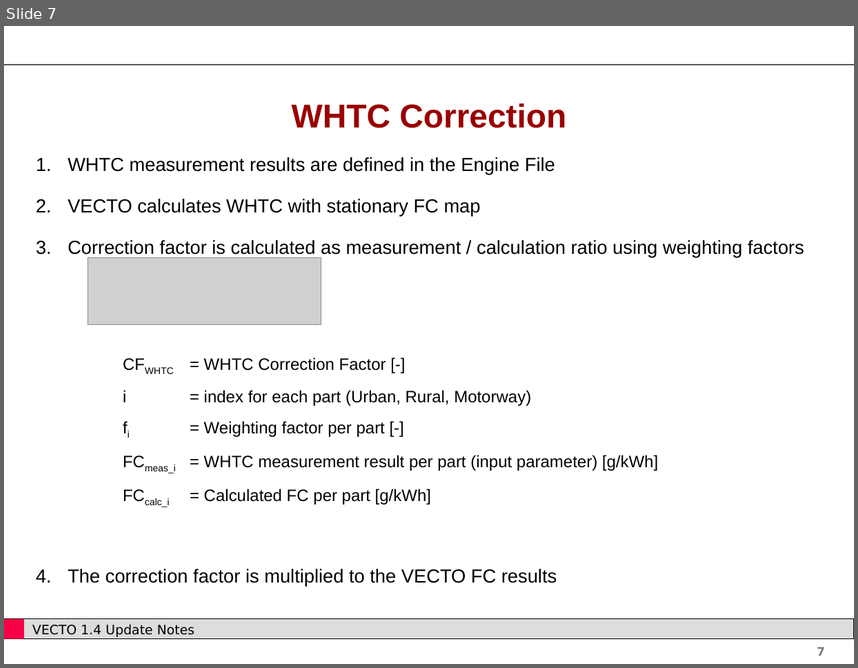
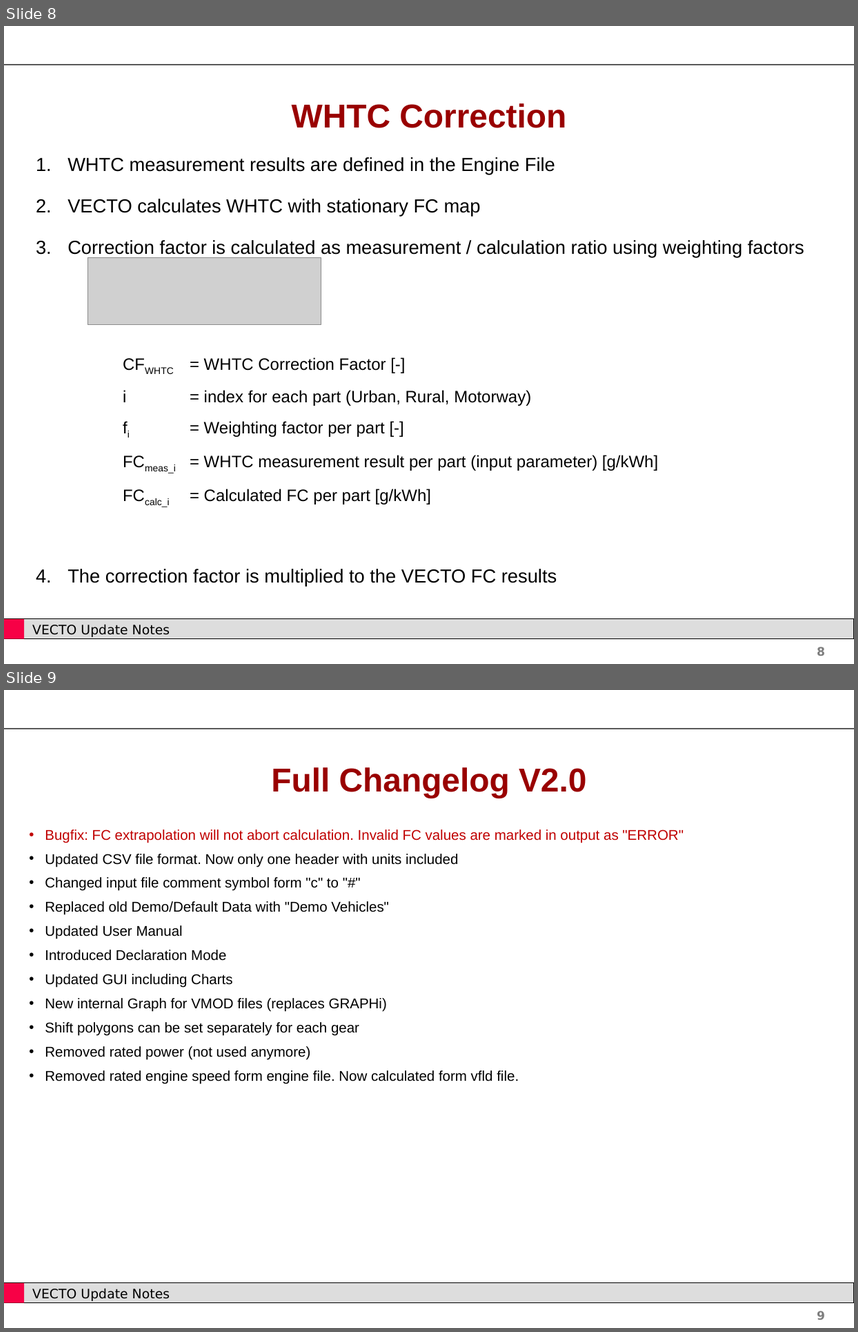
Before and after one commit to CLIMA-VECTO/vecto-sim, a slide deck: User Manual Source/Update Notes.pptx. Shown one above the other, each under a label of ours: slide 7 before the commit, slides 8 and 9 after it. The pictures are 858x668 and 858x1332 pixels, drawn with LibreOffice and Linux fonts; fonts in the diff are those of the drawing; grey boxes stand for pictures; background and template pictures are left out. Boxes give left, top, right and bottom in pixels: in the first picture for what was removed or moved away, otherwise in the second. Text is boxed around its words. In the diff, an @@ line names an element or a change of style, - is before the commit and + after.

```diff
--- a/User Manual Source/Update Notes.pptx
+++ b/User Manual Source/Update Notes.pptx
@@ slide 9 added at [4, 690, 854, 1328], background #FFFFFF; not listed: 5 template elements that a slide beside it also shows @@
@@ title added at [271, 767, 586, 798], 28 pt, text #990000, bold @@
+Full Changelog V2.0
@@ text added at [45, 829, 684, 1084], 12 pt, text #000000 @@
+• Bugfix: FC extrapolation will not abort calculation. Invalid FC values are marked in output as "ERROR"
+• Updated CSV file format. Now only one header with units included
+• Changed input file comment symbol form "c" to "#"
+• Replaced old Demo/Default Data with "Demo Vehicles"
+• Updated User Manual
+• Introduced Declaration Mode
+• Updated GUI including Charts
+• New internal Graph for VMOD files (replaces GRAPHi)
+• Shift polygons can be set separately for each gear
+• Removed rated power (not used anymore)
+• Removed rated engine speed form engine file. Now calculated form vfld file.
@@ what was slide 7 is now slide 8 @@
@@ slide 8 changed as well @@
@@ text at [32, 624, 170, 637]: text changed @@
-VECTO 1.4 Update Notes
+VECTO Update Notes
@@ page number at [817, 646, 825, 655]: text changed @@
-7
+8
```
Also in this commit, not shown: 55 other slides changed, 1 other slide added, 2 other files.
